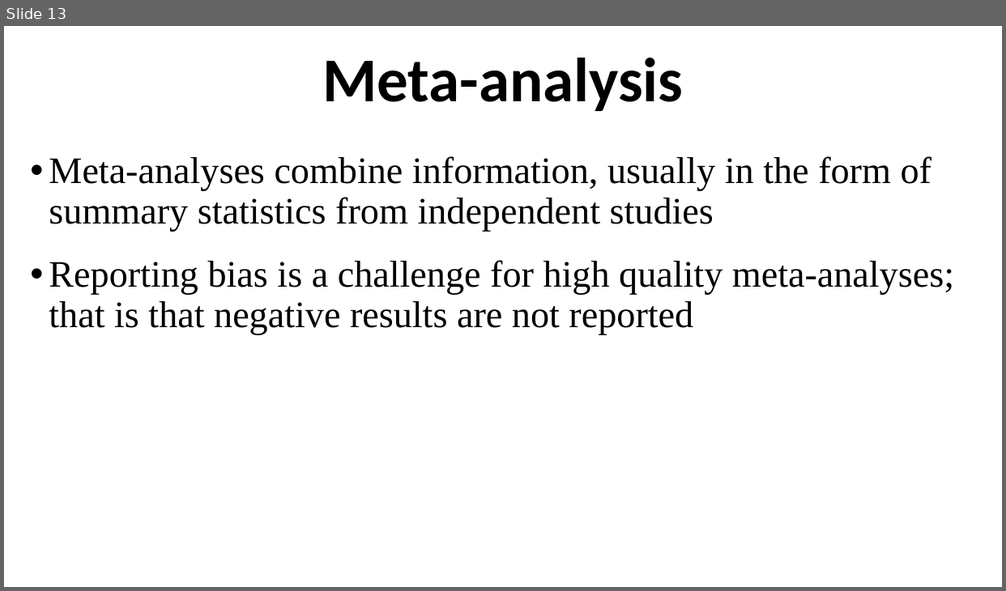
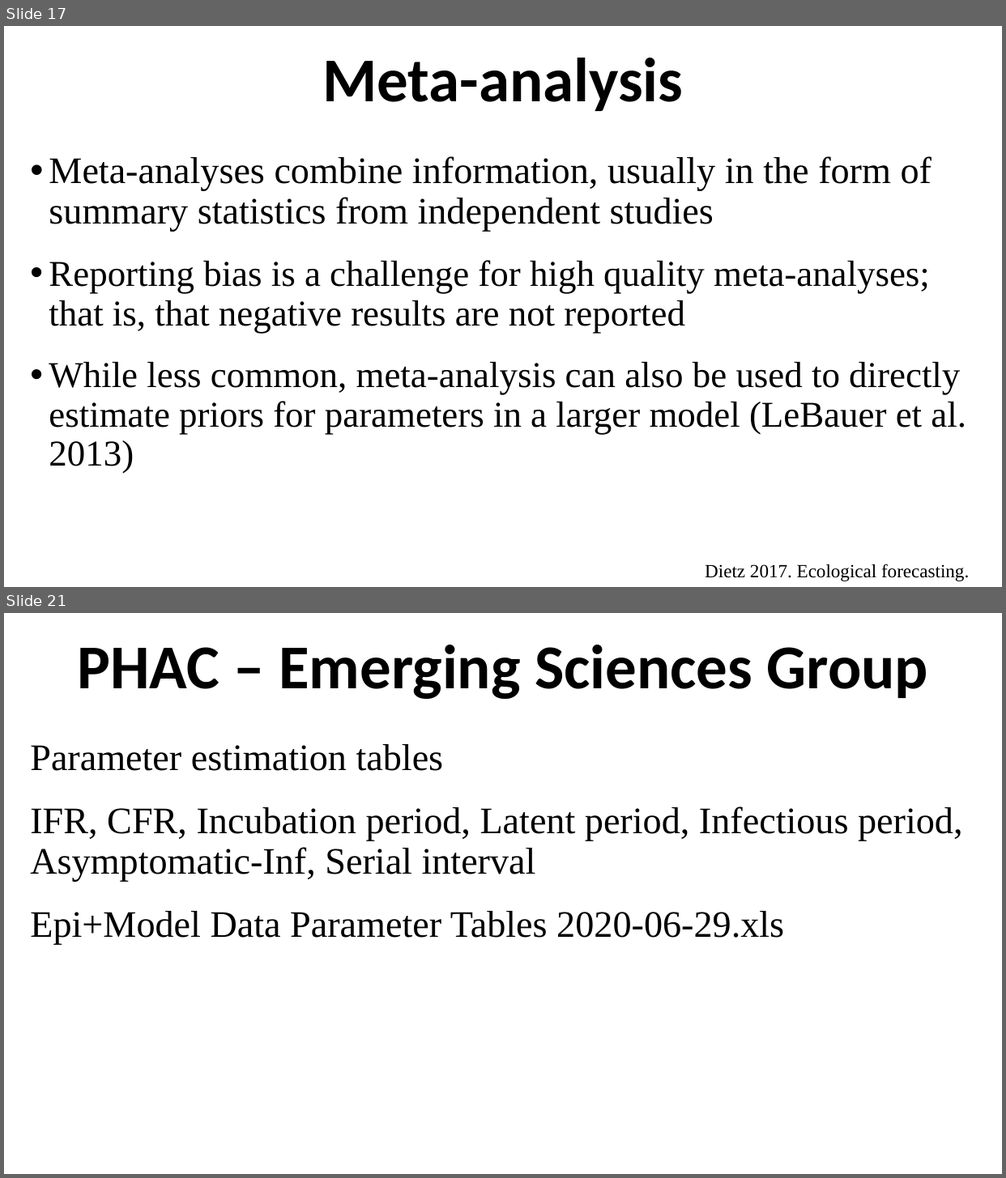
Before and after one commit to ahurford/aarms-summer-school, a slide deck: amy-lectures/State_Space_Models.pptx. Shown one above the other, each under a label of ours: slide 13 before the commit, slides 17 and 21 after it; the slides between them are not shown. The pictures are 1006x591 and 1006x1178 pixels, drawn with LibreOffice and Linux fonts; fonts in the diff are those of the drawing. Boxes give left, top, right and bottom in pixels: in the first picture for what was removed or moved away, otherwise in the second. Text is boxed around its words. In the diff, an @@ line names an element or a change of style, - is before the commit and + after.

```diff
--- a/amy-lectures/State_Space_Models.pptx
+++ b/amy-lectures/State_Space_Models.pptx
@@ slide 21 added at box(4, 613, 1002, 1174), background #FFFFFF @@
@@ title added at box(77, 645, 928, 699), 60 pt, text #000000, bold @@
+PHAC – Emerging Sciences Group
@@ text added at box(30, 744, 962, 945), 36 pt, text #000000 @@
+Parameter estimation tables
+IFR, CFR, Incubation period, Latent period, Infectious period, Asymptomatic-Inf, Serial interval
+Epi+Model Data Parameter Tables 2020-06-29.xls
@@ what was slide 13 is now slide 17 @@
@@ slide 17 changed as well @@
@@ text at box(49, 260, 966, 473): text changed; size 36 to 35 pt @@
-• Reporting bias is a challenge for high quality meta-analyses; that is that negative results are not reported
+• Reporting bias is a challenge for high quality meta-analyses; that is, that negative results are not reported
+• While less common, meta-analysis can also be used to directly estimate priors for parameters in a larger model (LeBauer et al. 2013)
@@ text added at box(705, 564, 969, 582), 18 pt, text #000000 @@
+Dietz 2017. Ecological forecasting.
```
Also in this commit, not shown: 9 other slides changed, 15 other slides added, 4 slides removed, 2 other files.
